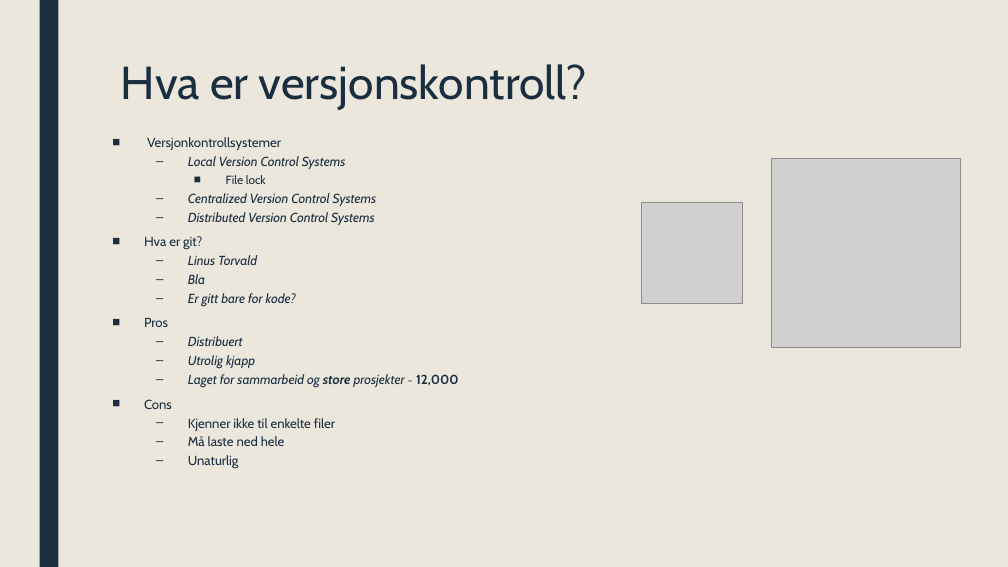
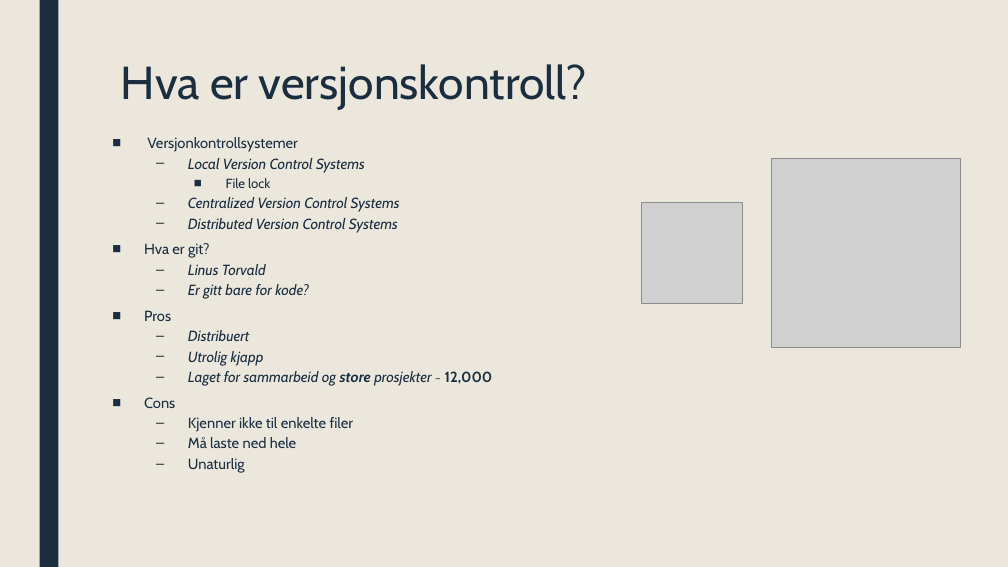
Before and after one commit to ufarm/sommer2016, a slide deck: slide 5 of GIT.pptx. Drawn at 1008x567 pixels with LibreOffice and Linux fonts; fonts in the diff are those of the drawing; grey boxes stand for pictures. Boxes give left, top, right and bottom in pixels: in the first picture for what was removed or moved away, otherwise in the second. Text is boxed around its words. In the diff, an @@ line names an element or a change of style, - is before the commit and + after.

```diff
--- a/GIT.pptx
+++ b/GIT.pptx
@@ text "Versjonkontrollsystemer" at <box>144,137,493,473</box>: size 12.5 to 14 pt; size 11.2 to 12.6 pt in "File lock" @@
@@ text at <box>188,274,205,284</box>: paragraph removed @@
-  – Bla
```
Also in this commit, not shown: 2 slides added.
